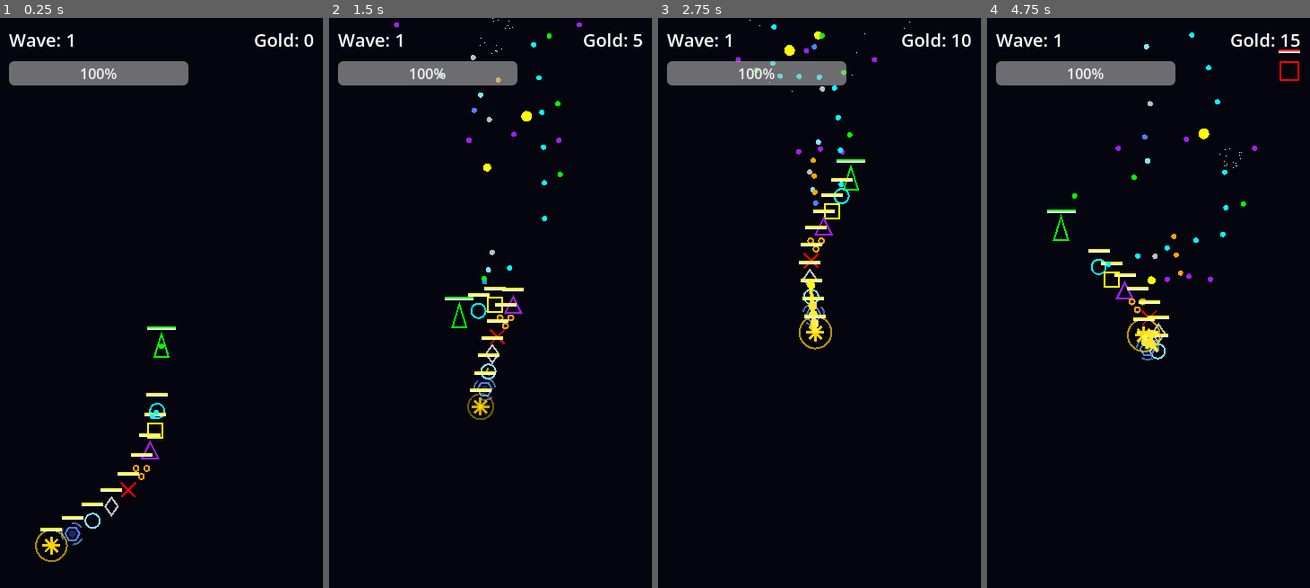
Above: before the commit, frames 1-4 (left to right).
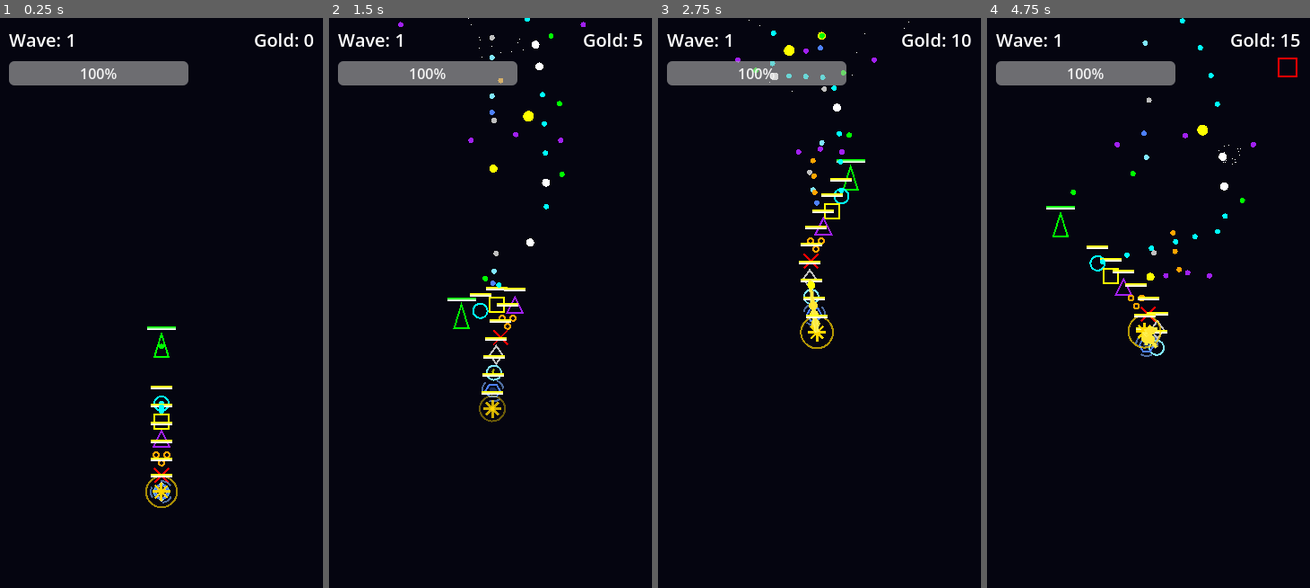
Above: after the commit, the same moments.

Repository: PPG11/NeonFormation
Game: Godot game, scene res://scenes/Main.tscn
Two runs of this game, one before a commit and one after it. Both use one fixed random seed, a clock stepped at 60 frames per second and the inputs below.
Inputs (mouse positions are in pixels of both pictures, inside the frame that each line leads up to):
- Up to frame 1 (0.25 s): no input
- Up to frame 2 (1.5 s): move the mouse to (561, 274) at 0.52 s; move the mouse to (425, 337) at 1.27 s
- Up to frame 3 (2.75 s): move the mouse to (851, 177) at 2.02 s
- Up to frame 4 (4.75 s): move the mouse to (1132, 422) at 2.77 s; move the mouse to (1245, 394) at 3.52 s; move the mouse to (1051, 217) at 4.27 s

The runs differ from the first frame. In frame 1, 1.6% of the frame differs, in the area x 10-55%, y 64-96%; in frame 2, 1.9%; in frame 3, 0.6%; in frame 4, 2.3%, in the area x 18-97%, y 0-61%.

Commit message:
Alpha Version Upgrade: Difficulty, Economy, Merging, Visuals
- Implemented exponential difficulty scaling (HP, Speed, Damage) in Main.gd/GameBalance.gd.
- Buffed STRIKER class: added critical hit chance (20% for 2x dmg) and increased fire rate.
- Fixed Shop Economy bug: corrected signal connection syntax in Main.gd to ensure gold is deducted.
- Implemented recursive 3-unit Merge System in Player.gd:
  - Finds 3 matching units (2 existing + 1 new).
  - Merges them into one higher-level unit.
  - Inserts the new unit at the lowest index of the merged group to preserve snake chain order.
- Verified Boss Battle System:
  - Spawns every 5 waves.
  - Boss hovers/strafes and has attack patterns.
  - Boss HP bar is displayed.
- Enhanced Visual Feedback:
  - Enemy HP bars are now hidden by default and appear on damage.
  - Confirmed Player/SnakeBody HP bars are implemented.
- Cleaned up ShopUI signal emissions to use Godot 4 syntax.

Co-authored-by: PPG11 <38418801+PPG11@users.noreply.github.com>

Diff:
--- a/scripts/GameBalance.gd
+++ b/scripts/GameBalance.gd
@@ -10,7 +10,9 @@
 @export_group("SnakeBody")
 @export var unit_price: int = 100
 @export var striker_damage: int = 8
-@export var striker_interval: float = 0.1
+@export var striker_interval: float = 0.08
+@export var striker_crit_chance: float = 0.2
+@export var striker_crit_multiplier: float = 2.0
 @export var heavy_damage: int = 25
 @export var heavy_interval: float = 1.0
 @export var heavy_scale: float = 2.0
@@ -80,6 +82,7 @@
 @export var enemy_speed_per_wave: float = 5.0
 @export var enemy_speed_exponent: float = 1.02
 @export var enemy_bullet_damage: int = 10
+@export var enemy_damage_exponent: float = 1.1
 @export var shooter_fire_interval: float = 1.2
 
 # ==================== Boss ====================
--- a/scripts/Main.gd
+++ b/scripts/Main.gd
@@ -45,9 +45,9 @@
         if _shop_ui != null:
             add_child(_shop_ui)
             if _shop_ui.has_signal("item_purchased"):
-                _shop_ui.connect("item_purchased", _on_item_purchased)
+                _shop_ui.item_purchased.connect(_on_item_purchased)
             if _shop_ui.has_signal("shop_closed"):
-                _shop_ui.connect("shop_closed", _on_shop_closed)
+                _shop_ui.shop_closed.connect(_on_shop_closed)
 
     _boss_hp_bar = ProgressBar.new()
     _boss_hp_bar.visible = false
@@ -103,6 +103,9 @@
     var speed_val = (balance.enemy_base_speed + (current_wave * balance.enemy_speed_per_wave)) * pow(balance.enemy_speed_exponent, max(0, current_wave - 1))
     enemy.set("speed", speed_val)
 
+    var damage_val = balance.enemy_bullet_damage * pow(balance.enemy_damage_exponent, max(0, current_wave - 1))
+    enemy.set("damage", int(damage_val))
+
     enemy.set("enemy_type", _pick_enemy_type())
     var viewport_rect := get_viewport().get_visible_rect()
     var x := randf_range(viewport_rect.position.x + spawn_padding,
--- a/scripts/entities/Enemy.gd
+++ b/scripts/entities/Enemy.gd
@@ -9,6 +9,7 @@
 @export var enemy_type: EnemyType = EnemyType.BASIC : set = _set_enemy_type
 
 var current_hp: int
+var damage: int = 0
 var _base_modulate: Color
 var _did_emit: bool = false
 var _hp_bar: TextureProgressBar
@@ -19,6 +20,9 @@
 var _shoot_timer: Timer
 
 func _ready() -> void:
+    if damage == 0:
+        damage = balance.enemy_bullet_damage
+
     # Ensure max_hp is set correctly if not set by Main (fallback)
     if current_hp == 0:
         max_hp = balance.enemy_base_hp
@@ -74,6 +78,7 @@
     _hp_bar.position = Vector2(-12, -24)
     _hp_bar.max_value = max_hp
     _hp_bar.value = current_hp
+    _hp_bar.visible = false
     add_child(_hp_bar)
 
 func _process(delta: float) -> void:
@@ -137,6 +142,7 @@
     current_hp -= amount
     if _hp_bar:
         _hp_bar.value = current_hp
+        _hp_bar.visible = true
     modulate = Color.RED
     var tween := create_tween()
     tween.tween_property(self, "modulate", _base_modulate, 0.1)
@@ -168,7 +174,7 @@
         dir = Vector2.DOWN
     bullet.set("is_enemy_bullet", true)
     bullet.set("color", Color.ORANGE)
-    bullet.set("damage", balance.enemy_bullet_damage)
+    bullet.set("damage", damage)
     bullet.global_position = global_position
     bullet.rotation = dir.angle() + PI / 2.0
     get_tree().current_scene.add_child(bullet)
--- a/scripts/entities/Player.gd
+++ b/scripts/entities/Player.gd
@@ -163,7 +163,7 @@
 func add_body(unit_type: int) -> void:
     _add_body_internal(unit_type, 1)
 
-func _add_body_internal(unit_type: int, level: int) -> void:
+func _add_body_internal(unit_type: int, level: int, target_index: int = -1) -> void:
     var matching_indices = []
     for i in range(body_parts.size()):
         var part = body_parts[i]
@@ -173,7 +173,17 @@
                 break
 
     if matching_indices.size() == 2:
+        # Found 2 existing + 1 new = 3. Merge!
+        # Determine where the merged unit should go.
+        # It should replace the lowest index unit among the matches, OR the target_index if it's even lower.
         matching_indices.sort()
+        var lowest_match = matching_indices[0]
+        var merge_index = lowest_match
+
+        if target_index != -1 and target_index < merge_index:
+            merge_index = target_index
+
+        # Remove existing matches (reverse order to keep indices valid during removal)
         matching_indices.reverse()
         for idx in matching_indices:
             var part = body_parts[idx]
@@ -181,25 +191,39 @@
             part.queue_free()
 
         _refresh_body_targets()
-        _add_body_internal(unit_type, level + 1)
-        return
-
+
+        # Recurse with new level and calculated index
+        _add_body_internal(unit_type, level + 1, merge_index)
+        return
+
+    # No merge. Add the body.
+    _spawn_and_add_body(unit_type, level, target_index)
+
+func _spawn_and_add_body(unit_type: int, level: int, index: int) -> void:
     if body_scene == null:
         return
     var body := body_scene.instantiate() as Node2D
     if body == null:
         return
-    var target: Node2D = self if body_parts.is_empty() else body_parts.back()
+
     body.set("unit_type", unit_type)
     body.set("level", level)
-    body.set("target", target)
+
     get_tree().current_scene.add_child(body)
     body.tree_exited.connect(_on_body_exited.bind(body))
-    var offset := body.get("follow_offset") as Vector2
-    if offset == null:
-        offset = Vector2.ZERO
-    body.global_position = target.global_transform * offset
-    body_parts.append(body)
+
+    if index != -1 and index < body_parts.size():
+        body_parts.insert(index, body)
+    else:
+        body_parts.append(body)
+
+    _refresh_body_targets()
+
+    # Initialize position to prevent flying in from origin
+    var target = body.get("target")
+    if target and is_instance_valid(target):
+        body.global_position = target.global_position
+
     recalculate_synergies()
 
 func _on_body_exited(body: Node) -> void:
--- a/scripts/entities/SnakeBody.gd
+++ b/scripts/entities/SnakeBody.gd
@@ -285,7 +285,12 @@
         return
     match unit_type:
         ClassType.STRIKER:
-            _spawn_bullet(Color.CYAN, balance.striker_damage, 1.0, 0.0)
+            if randf() < balance.striker_crit_chance:
+                # Crit!
+                var crit_damage = balance.striker_damage * balance.striker_crit_multiplier
+                _spawn_bullet(Color.WHITE, crit_damage, 1.5, 0.0) # Larger, white bullet
+            else:
+                _spawn_bullet(Color.CYAN, balance.striker_damage, 1.0, 0.0)
         ClassType.HEAVY:
             _spawn_bullet(Color.YELLOW, balance.heavy_damage, balance.heavy_scale, 0.0)
         ClassType.SPREAD:
--- a/scripts/ui/ShopUI.gd
+++ b/scripts/ui/ShopUI.gd
@@ -88,7 +88,7 @@
     _purchased[index] = true
 
     # 发射购买信号
-    emit_signal("item_purchased", _options[index], price)
+    item_purchased.emit(_options[index], price)
 
     # 更新UI，但不关闭商店
     _update_ui()
@@ -96,7 +96,7 @@
 func _on_leave_pressed() -> void:
     visible = false
     get_tree().paused = false
-    emit_signal("shop_closed")
+    shop_closed.emit()
 
 func _type_to_label(t: int) -> String:
     match t:
